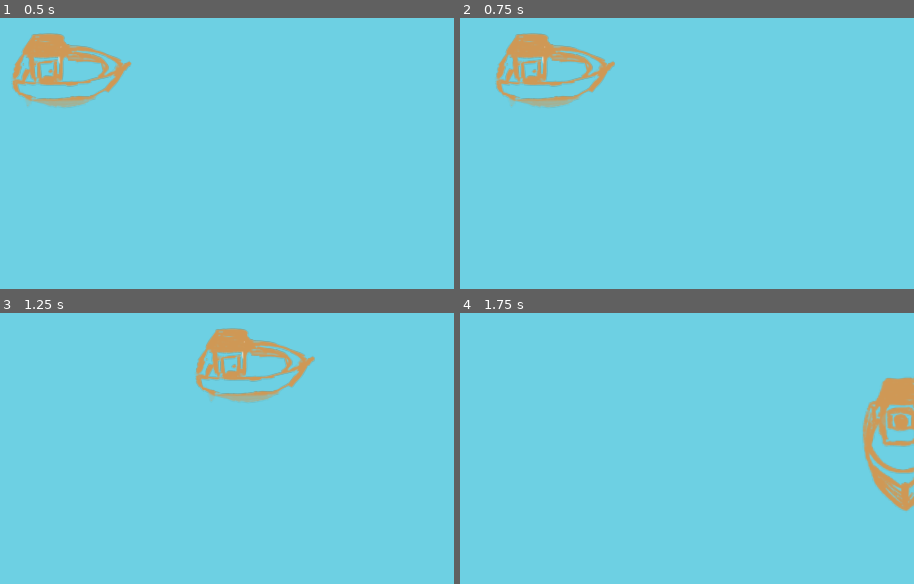
Above: before the commit, frames 1-4 (two rows, left to right).
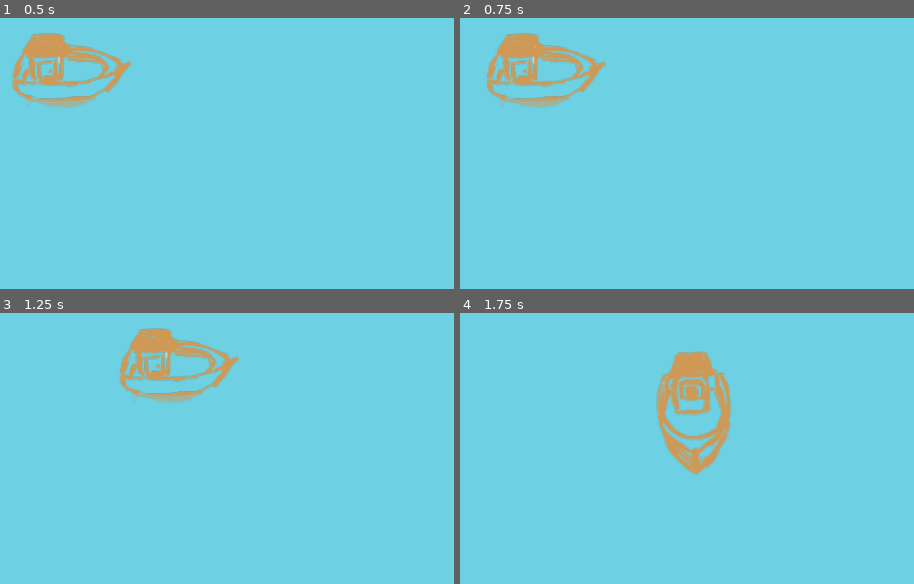
Above: after the commit, the same moments.

Repository: Unigiri-Studio/KelvinGameJam
Game: Godot game, scene res://scene/main.tscn
Same seed, same stepped clock (60 frames per second), same inputs: the game is played once before the commit and once after it.
Inputs (mouse positions are in pixels of both pictures, inside the frame that each line leads up to):
- Up to frame 1 (0.5 s): no input
- Up to frame 2 (0.75 s): tap Enter at 0.5 s; move the mouse to (691, 42) at 0.52 s; press the mouse at (691, 42) at 0.53 s; hold D (sailRight) from 0.53 s (still down)
- Up to frame 3 (1.25 s): keep holding D (sailRight); tap Space (modeChange, bound only after the commit) at 0.8 s
- Up to frame 4 (1.75 s): move the mouse to (outside the picture) at 1.27 s; release D (sailRight) at 1.28 s; release the mouse at (outside the picture) at 1.28 s; hold S (sailBackwards) from 1.28 s (still down); tap Space (modeChange, bound only after the commit) at 1.35 s; click (outside the picture) at 1.55 s

Frame 1 is identical in both runs. In frame 2, 2.9% of the frame differs, in the area x 5-35%, y 5-33%; in frame 3, 5.8%; in frame 4, 7.3%, in the area x 43-100%, y 14-74%.

Commit message:
added player upto handling fish

Diff:
--- a/kelvin's-katch/project.godot
+++ b/kelvin's-katch/project.godot
@@ -37,3 +37,13 @@
 "events": [Object(InputEventKey,"resource_local_to_scene":false,"resource_name":"","device":-1,"window_id":0,"alt_press …(192 unchanged characters)…
 ]
 }
+modeChange={
+"deadzone": 0.5,
+"events": [Object(InputEventKey,"resource_local_to_scene":false,"resource_name":"","device":-1,"window_id":0,"alt_pressed":false,"shift_pressed":false,"ctrl_pressed":false,"meta_pressed":false,"pressed":false,"keycode":0,"physical_keycode":32,"key_label":0,"unicode":32,"location":0,"echo":false,"script":null)
+]
+}
+castRod={
+"deadzone": 0.5,
+"events": [Object(InputEventMouseButton,"resource_local_to_scene":false,"resource_name":"","device":-1,"window_id":0,"alt_pressed":false,"shift_pressed":false,"ctrl_pressed":false,"meta_pressed":false,"button_mask":0,"position":Vector2(0, 0),"global_position":Vector2(0, 0),"factor":1.0,"button_index":1,"canceled":false,"pressed":false,"double_click":false,"script":null)
+]
+}
--- a/kelvin's-katch/scene/main.tscn
+++ b/kelvin's-katch/scene/main.tscn
@@ -16,7 +16,8 @@
 [node name="WorldEnvironment" type="WorldEnvironment" parent="world"]
 environment = SubResource("Environment_mkmn8")
 
-[node name="player" parent="." instance=ExtResource("1_amkwu")]
+[node name="player" parent="." node_paths=PackedStringArray("camera") instance=ExtResource("1_amkwu")]
+camera = NodePath("../Camera")
 
 [node name="Camera" type="Camera3D" parent="."]
 transform = Transform3D(1, 0, 0, 0, 0.707107, 0.707107, 0, -0.707107, 0.707107, 0, 15, 15)
--- a/kelvin's-katch/scene/player.tscn
+++ b/kelvin's-katch/scene/player.tscn
@@ -105,6 +105,8 @@
 "speed": 5.0
 }]
 
+[sub_resource type="PlaceholderTexture2D" id="PlaceholderTexture2D_kbjay"]
+
 [node name="player" type="CharacterBody3D"]
 script = ExtResource("1_tpxmx")
 
@@ -117,3 +119,11 @@
 billboard = 1
 sprite_frames = SubResource("SpriteFrames_y5is7")
 animation = &"idleE"
+
+[node name="lure" type="Node3D" parent="."]
+unique_name_in_owner = true
+visible = false
+
+[node name="Sprite3D" type="Sprite3D" parent="lure"]
+pixel_size = 5.4841
+texture = SubResource("PlaceholderTexture2D_kbjay")
--- a/kelvin's-katch/script/player.gd
+++ b/kelvin's-katch/script/player.gd
@@ -4,49 +4,118 @@
 # Variables for boat physics
 var acceleration = 100.0 # How fast the boat accelerates
 var maxSpeed = 400.0 # Maximum speed the boat can reach
-var drag = 0.95 # Drag coefficient (should be between 0 and 1, where 1 is no drag)
+var drag = 0.9 # Drag coefficient (should be between 0 and 1, where 1 is no drag)
 
 #player states
-enum SAILSTATE {IDLE, SAILING,FISHING}
-enum FISHSTATE {AIMING,CASTED,WAITING,CATCHED}
-var state = SAILSTATE.IDLE #base state
+enum STATE {IDLE,SAILING,AIMING,CASTING,WAITING,CATCHED}
+var state: STATE = STATE.IDLE #base state
+
+#fishing variables
+var fishPlane:Plane #used for fishing and for fish logic
+@export var camera : Camera3D
+#lure location variables
+var lureTween: Tween = null
+var minScale : Vector3 = Vector3(0.1,0.1,0.1)
+var shrinkDuration = 5
+
+func _ready():
+	fishPlane = Plane(Vector3.UP, Vector3.ZERO)
 
 func _physics_process(delta):
-	var direction = Vector3.ZERO
-	if(state == SAILSTATE.SAILING or state == SAILSTATE.IDLE): # player sailing
-		#get sailing Direction
-		direction = Input.get_vector("sailLeft", "sailRight", "sailForward", "sailBackwards").normalized()
-		direction = Vector3(direction.x,0,direction.y) #convert vector2 into vector3
-		state = SAILSTATE.SAILING
-	elif(velocity == Vector3.ZERO): #player stopped
-		state = SAILSTATE.IDLE
+	match state:
+		STATE.IDLE:
+			if Input:#if input is recived
+				if Input.is_action_pressed("sailLeft") or Input.is_action_pressed("sailRight") or Input.is_action_pressed("sailForward") or Input.is_action_pressed("sailBackwards"): #movement
+					changeState(STATE.SAILING)
+				elif Input.is_action_just_pressed("modeChange"):#fishing mode change
+					changeState(STATE.AIMING)
 
-	#apply acceleration
-	var accel = direction * acceleration * delta
-	velocity += accel
+		STATE.SAILING:
+			var direction = Vector3.ZERO
 
-	#apply drag
-	velocity *= drag
+			#get sailing Direction
+			direction = Input.get_vector("sailLeft", "sailRight", "sailForward", "sailBackwards").normalized()
+			direction = Vector3(direction.x,0,direction.y) #convert vector2 into vector3
+			state = STATE.SAILING
 
-	faceDir(accel) #boat facing direction
+			if(velocity.length() <= 0.1): #player stopped
+				changeState(STATE.IDLE)
 
-	#clamp to max speed
-	if velocity.length() > maxSpeed:
-		velocity = velocity.normalized() * maxSpeed
+			#apply acceleration
+			var accel = direction * acceleration * delta
+			velocity += accel
 
-	# Moving the Character
-	move_and_slide()
+			#apply drag
+			velocity *= drag
+
+			faceDir(accel) #boat facing direction
+
+			#clamp to max speed
+			if velocity.length() > maxSpeed:
+				velocity = velocity.normalized() * maxSpeed
+
+			# Moving the Character
+			move_and_slide()
+
+		STATE.AIMING:
+			if Input.is_action_just_pressed("modeChange"):#change mode
+				changeState(STATE.IDLE)
+
+			# get mouse position on water
+			var worldPosition = fishPlane.intersects_ray(
+				camera.project_ray_origin(get_viewport().get_mouse_position()),
+				camera.project_ray_normal(get_viewport().get_mouse_position()))
+
+			#update lure location
+			%lure.global_position = worldPosition
+
+			if Input.is_action_just_pressed("castRod"):
+				changeState(STATE.CASTING)
+
+		STATE.CASTING:
+			if !Input.is_action_pressed("castRod"): #while focusing lure location
+				if lureTween:
+					lureTween.stop()
+				#TODO Cast inside raduis circle logic here
+				changeState(STATE.WAITING)
+
+		STATE.WAITING:
+			if Input.is_action_just_pressed("castRod"):
+				changeState(STATE.AIMING)
+			#TODO Fish collision logic here
 
 #helper functions
+func changeState(newState: STATE) -> void:
+	state = newState
+	match state:
+		STATE.IDLE:
+			%lure.visible = false
+			print("Idle")
+		STATE.SAILING:
+			%lure.visible = false
+			print("Sailing")
+		STATE.AIMING:
+			%lure.scale = Vector3i(1,1,1)
+			%lure.visible = true
+			print("Aiming")
+		STATE.CASTING:
+			lureTween = get_tree().create_tween()
+			lureTween.tween_property(%lure, "scale", minScale, 1)
+			print("Casting")
+		STATE.WAITING:
+			print("Waiting")
+
 func clampVector3(vec3: Vector3) -> Vector3:
 	return Vector3(
 		1 if vec3.x > 0 else -1 if vec3.x < 0 else 0,
 		1 if vec3.y > 0 else -1 if vec3.y < 0 else 0,
 		1 if vec3.z > 0 else -1 if vec3.z < 0 else 0
 		)
-func play_animation(animation_name: String):
+
+func play_animation(animation_name: String) -> void:
 	if animated_sprite.animation != animation_name:
 		animated_sprite.play(animation_name)
+
 func faceDir(vec3 : Vector3) -> void:
 	vec3 = clampVector3(vec3)
 	if(vec3 == Vector3(0,0,-1)):
Not shown: 1 places in kelvin's-katch/scene/player.tscn that only renumber resources
